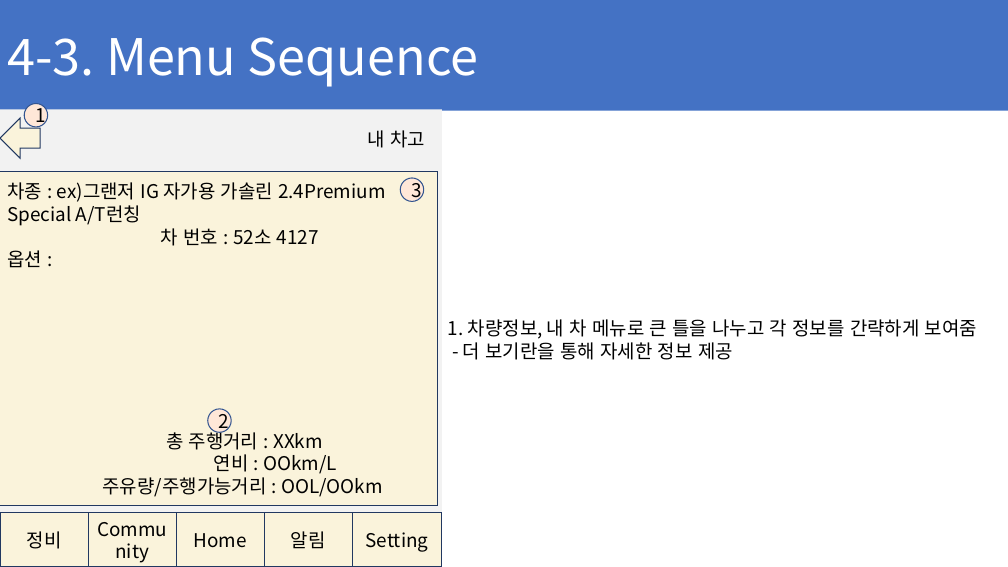
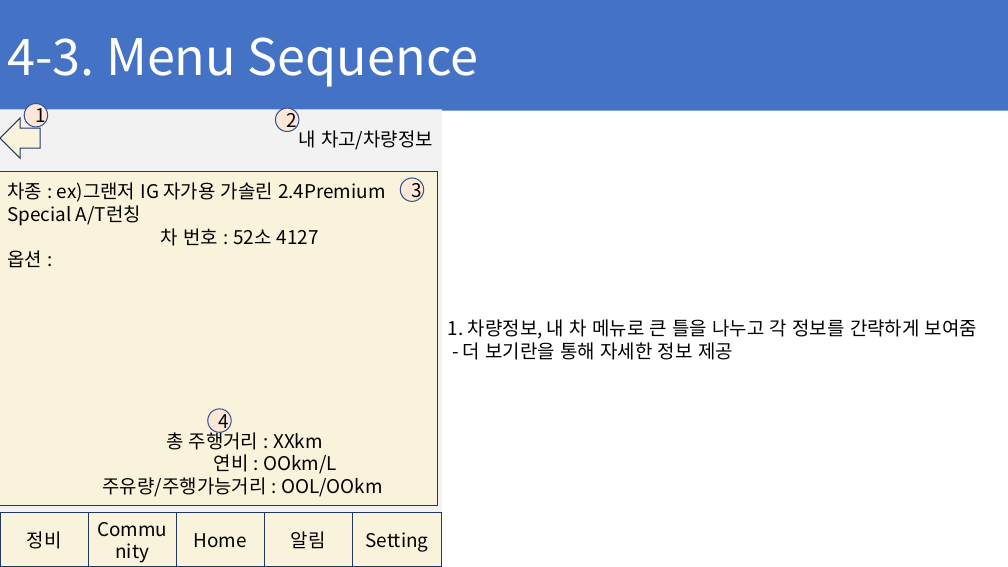
Before and after one commit to ChaeSung-Lee/DJ_InternShip, a slide deck: slide 43 of 2021_Summer/jp.hong/Project_BnC_jph.pptx. Drawn at 1008x567 pixels with LibreOffice and Linux fonts; fonts in the diff are those of the drawing. Boxes give left, top, right and bottom in pixels: in the first picture for what was removed or moved away, otherwise in the second. Text is boxed around its words. In the diff, an @@ line names an element or a change of style, - is before the commit and + after.

```diff
--- a/2021_Summer/jp.hong/Project_BnC_jph.pptx
+++ b/2021_Summer/jp.hong/Project_BnC_jph.pptx
@@ ellipse added at bbox=[275, 108, 299, 132], fill #FFE7D8, outline #325491 1 pt, 18 pt, text #000000 @@
+2
@@ text at bbox=[298, 130, 433, 150]: text changed @@
-내 차고
+내 차고/차량정보
@@ text in ellipse at bbox=[219, 408, 229, 433]: text changed @@
-2
+4
```
Also in this commit, not shown: 3 other slides changed, 6 slides added.
